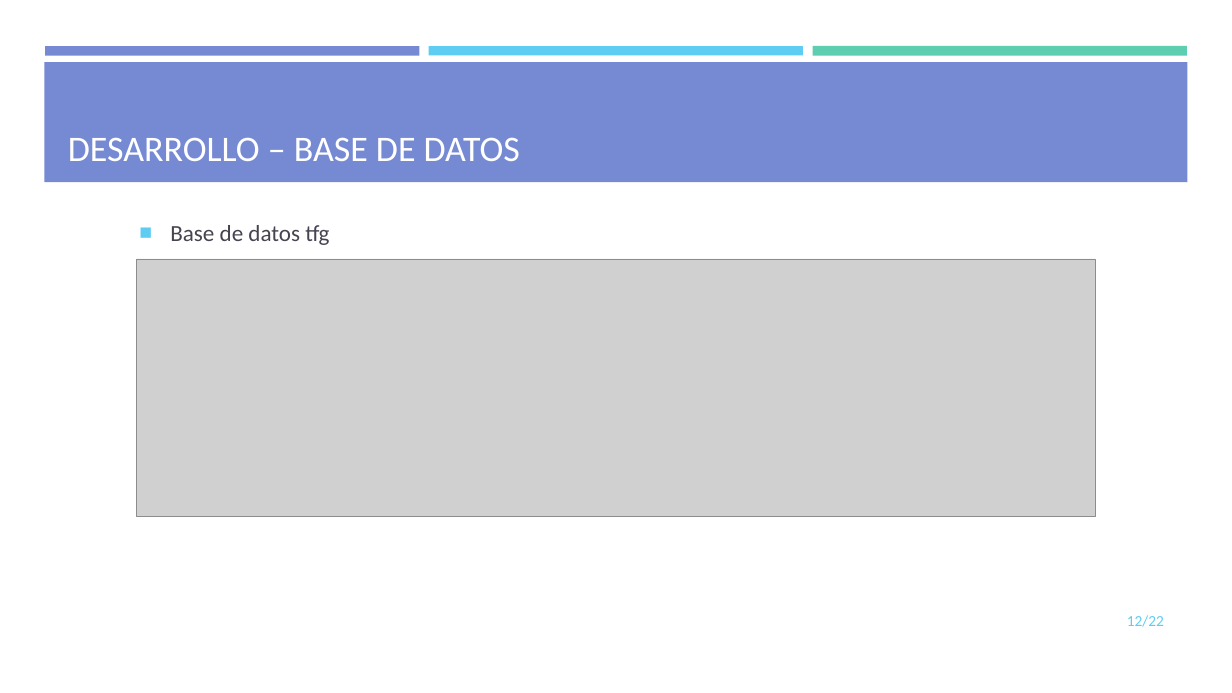
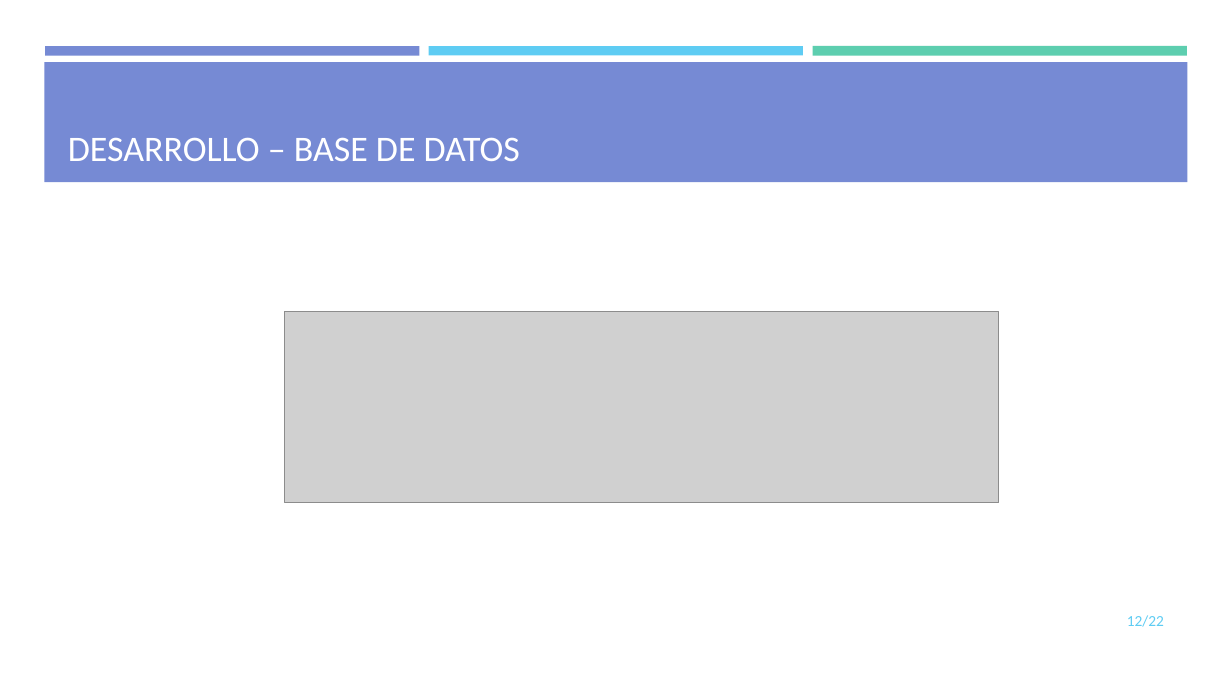
Before and after one commit to mdlunag/tfg, a slide deck: slide 12 of tfg_presentacio.pptx. Drawn at 1232x693 pixels with LibreOffice and Linux fonts; fonts in the diff are those of the drawing; grey boxes stand for pictures. Boxes give left, top, right and bottom in pixels: in the first picture for what was removed or moved away, otherwise in the second. Text is boxed around its words. In the diff, an @@ line names an element or a change of style, - is before the commit and + after.

```diff
--- a/tfg_presentacio.pptx
+++ b/tfg_presentacio.pptx
@@ text removed at <box>170,225,329,245</box> @@
-■ Base de datos tfg
@@ picture: place and size @@
-picture at <box>137,259,1095,516</box>
+picture at <box>285,311,999,503</box>
```
Also in this commit, not shown: 9 other slides changed, 4 slides added, 6 slides removed.
